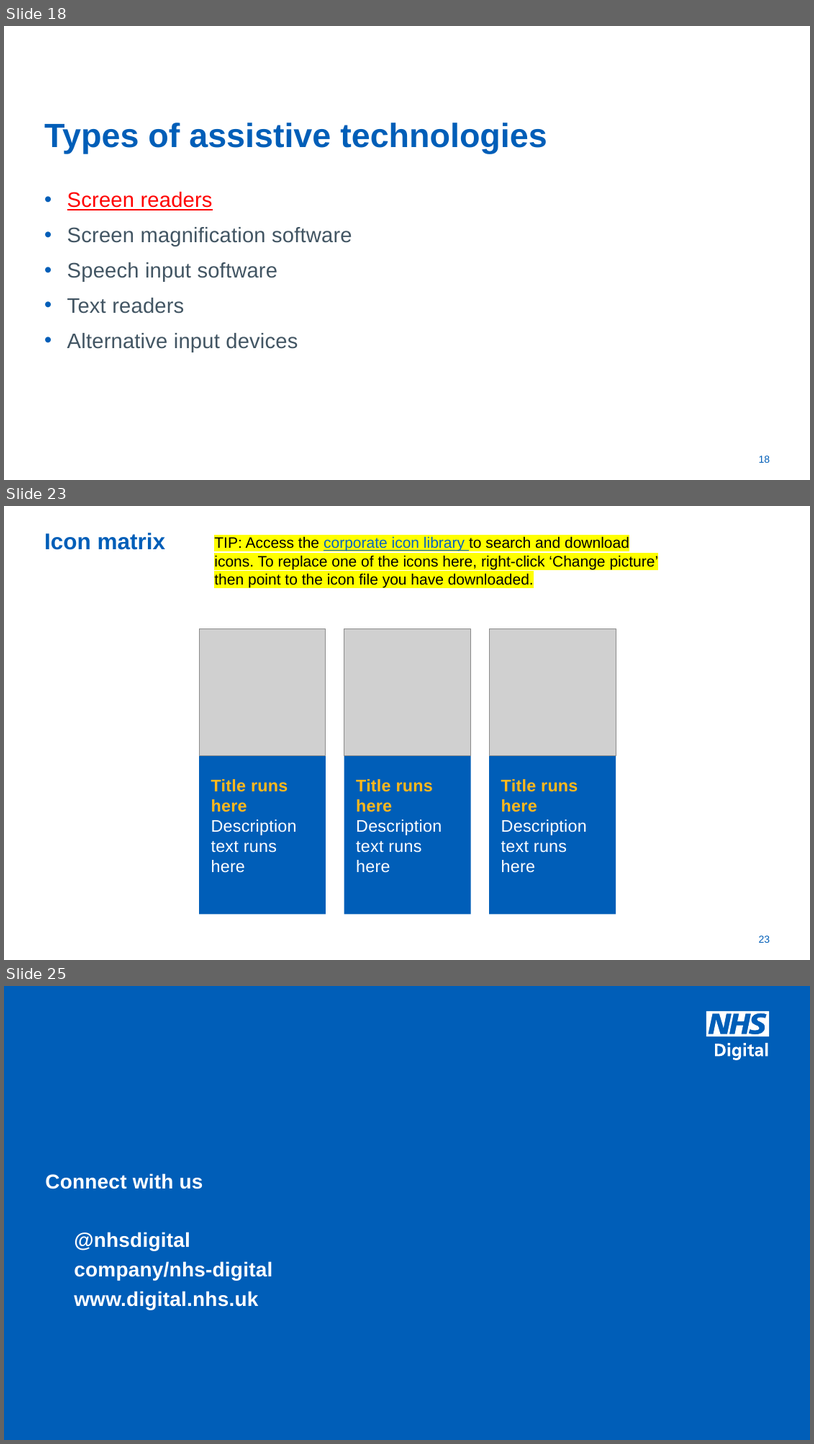
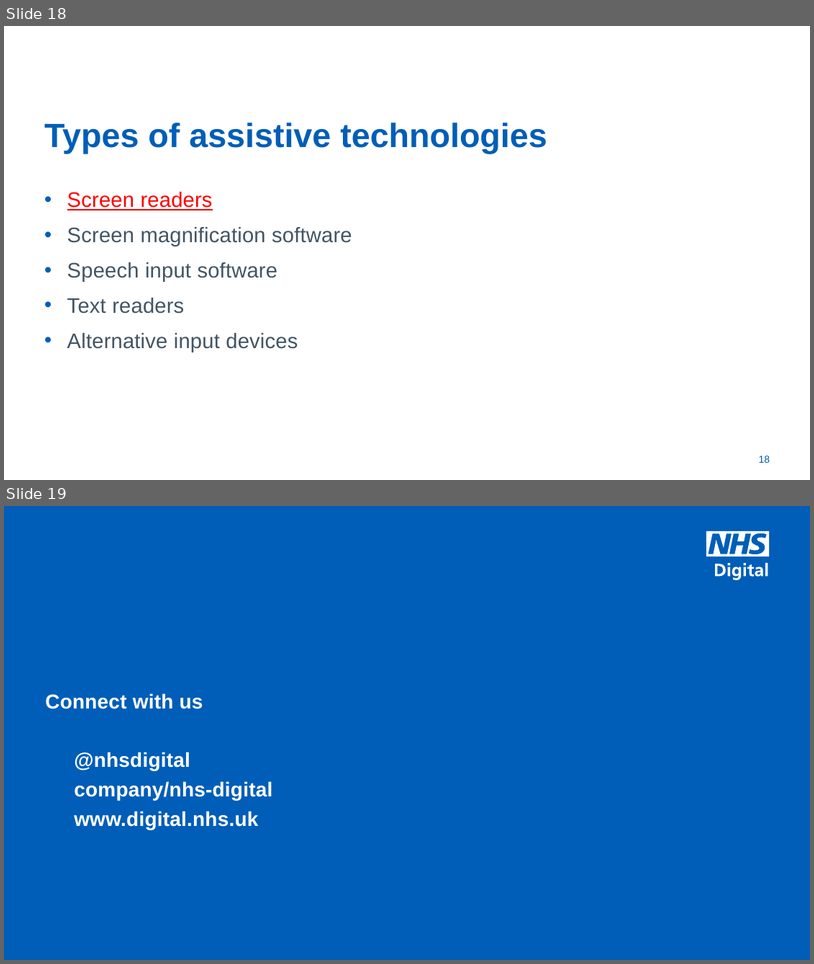
Before and after one commit to mcheung-nhs/accessibility, a slide deck: docs/presentations/vine-workshop/vine-workshop.pptx. Shown one above the other, each under a label of ours: slides 18, 23 and 25 before the commit, slides 18 and 19 after it; the slides between them are not shown. The pictures are 814x1444 and 814x964 pixels, drawn with LibreOffice and Linux fonts; fonts in the diff are those of the drawing; grey boxes stand for pictures; background and template pictures are left out. Boxes give left, top, right and bottom in pixels: in the first picture for what was removed or moved away, otherwise in the second. Text is boxed around its words. In the diff, an @@ line names an element or a change of style, - is before the commit and + after.

```diff
--- a/docs/presentations/vine-workshop/vine-workshop.pptx
+++ b/docs/presentations/vine-workshop/vine-workshop.pptx
@@ slide 23 removed at (4, 506, 810, 960), background #FFFFFF @@
@@ title removed at (44, 533, 166, 550) @@
-Icon matrix
@@ text removed at (214, 536, 659, 587) @@
-TIP: Access the corporate icon library to search and download icons. To replace one of the icons here, right-click ‘Change picture’ then point to the icon file you have downloaded.
@@ picture removed at (199, 629, 326, 755) @@
@@ picture removed at (345, 629, 471, 755) @@
@@ picture removed at (490, 629, 616, 755) @@
@@ text removed at (199, 756, 326, 914) @@
-Title runs here
-  Description text runs here
@@ text removed at (345, 756, 471, 914) @@
-Title runs here
-  Description text runs here
@@ text removed at (490, 756, 616, 914) @@
-Title runs here
-  Description text runs here
@@ page number removed at (759, 935, 771, 942) @@
-23
@@ what was slide 25 is now slide 19 @@
```
Also in this commit, not shown: 5 other slides removed, 9 other files.
